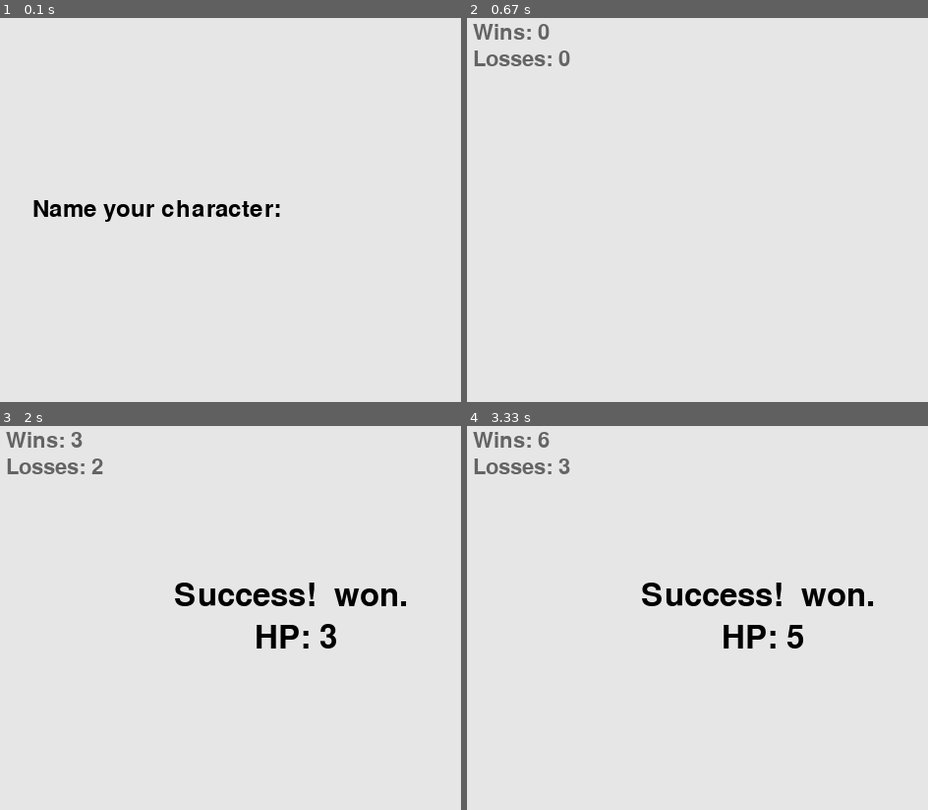
Above: before the commit, frames 1-4 (two rows, left to right).
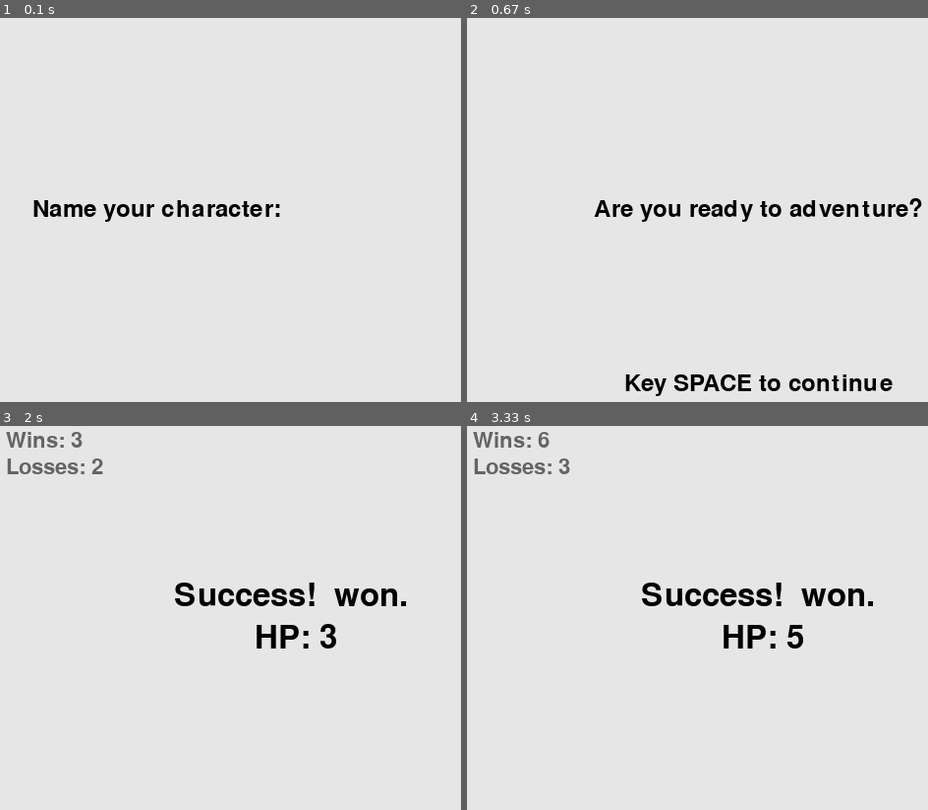
Above: after the commit, the same moments.

Repository: Josef-Gray/adorable-hopelessness
Game: pygame game, started from adhop.py
Two runs of this game, one before a commit and one after it. Both use one fixed random seed, a clock stepped at 60 frames per second and the inputs below.
Inputs (mouse positions are in pixels of both pictures, inside the frame that each line leads up to):
- Up to frame 1 (0.1 s): no input
- Up to frame 2 (0.67 s): tap Enter at 0.33 s
- Up to frame 3 (2 s): tap Space at 0.67, 1.07, 1.37 s; click (outside the picture) at 1.6 s; click (304, 483) at 1.93 s
- Up to frame 4 (3.33 s): click (766, 660) at 2.27 s; click (738, 548) at 2.6 s; click (674, 533) at 2.93 s; click (914, 583) at 3.27 s

The runs differ from the first frame. In frame 2, 3.4% of the frame differs, in the area x 1-99%, y 1-99%; in frame 3, less than 0.1%; in frame 4, less than 0.1%.

Commit message:
Prompt for adventure readiness.

Diff:
--- a/adhop.py
+++ b/adhop.py
@@ -19,7 +19,7 @@
     return mission_result
 
 
-def draw_name_prompt(screen, bg_color):
+def draw_name_prompt(screen):
     """Draw the prompt for name input."""
     text_color = (0, 0, 0)
     font = pygame.font.SysFont(None, 36)
@@ -28,7 +28,7 @@
     msg = "Name your character:"
 
     # Render msg and position left of center on the screen.
-    msg_image = font.render(msg, True, text_color, bg_color)
+    msg_image = font.render(msg, True, text_color)
     msg_image_rect = msg_image.get_rect()
     msg_image_rect.right = screen_rect.centerx - 10
     msg_image_rect.centery = screen_rect.centery
@@ -37,14 +37,14 @@
     screen.blit(msg_image, msg_image_rect)
 
 
-def draw_name_input(screen, bg_color, msg):
+def draw_name_input(screen, msg):
     """Draw the name being input."""
     text_color = (0, 0, 0)
     font = pygame.font.SysFont(None, 36)
     screen_rect = screen.get_rect()
 
     # Render msg and position right of center on the screen.
-    msg_image = font.render(msg, True, text_color, bg_color)
+    msg_image = font.render(msg, True, text_color)
     msg_image_rect = msg_image.get_rect()
     msg_image_rect.left = screen_rect.centerx + 10
     msg_image_rect.centery = screen_rect.centery
@@ -53,7 +53,33 @@
     screen.blit(msg_image, msg_image_rect)
 
 
-def draw_results(screen, bg_color, avatar, mission_result):
+def draw_ready_question(screen):
+    """Draw the prompt for game readiness."""
+    text_color = (0, 0, 0)
+    font = pygame.font.SysFont(None, 36)
+    screen_rect = screen.get_rect()
+
+    question = "Are you ready to adventure?"
+    instruct = "Key SPACE to continue"
+
+    # Render question and position in the center of the screen.
+    question_image = font.render(question, True, text_color)
+    question_image_rect = question_image.get_rect()
+    question_image_rect.center = screen_rect.center
+
+    # Render instruction and position at the center bottom of the
+    # screen.
+    instruct_image = font.render(instruct, True, text_color)
+    instruct_image_rect = instruct_image.get_rect()
+    instruct_image_rect.centerx = screen_rect.centerx
+    instruct_image_rect.bottom = screen_rect.bottom - 10
+
+    # Draw messages.
+    screen.blit(question_image, question_image_rect)
+    screen.blit(instruct_image, instruct_image_rect)
+
+
+def draw_results(screen, avatar, mission_result):
     """Draw the results of the last combat."""
     text_color = (0, 0, 0)
     font = pygame.font.SysFont(None, 48)
@@ -69,37 +95,37 @@
     hp_msg = avatar.name + " HP: " + str(avatar.hp)
 
     # Render result_msg and position slightly above center on the screen.
-    result_msg_image = font.render(result_msg, True, text_color, bg_color)
+    result_msg_image = font.render(result_msg, True, text_color)
     result_msg_image_rect = result_msg_image.get_rect()
     result_msg_image_rect.centerx = screen_rect.centerx
     result_msg_image_rect.bottom = screen_rect.centery - 5
 
     # Render hp_msg and position slightly below center on the screen.
-    hp_msg_image = font.render(hp_msg, True, text_color, bg_color)
+    hp_msg_image = font.render(hp_msg, True, text_color)
     hp_msg_image_rect = hp_msg_image.get_rect()
     hp_msg_image_rect.centerx = screen_rect.centerx
     hp_msg_image_rect.top = screen_rect.centery + 5
 
-    # Draw message.
+    # Draw messages.
     screen.blit(result_msg_image, result_msg_image_rect)
     screen.blit(hp_msg_image, hp_msg_image_rect)
 
 
-def draw_stats(screen, bg_color, stats):
+def draw_stats(screen, stats):
     """Draw running statistics of wins and losses."""
     text_color = (100, 100, 100)
     font = pygame.font.SysFont(None, 32)
 
     # Render wins text and position in upper left corner.
     wins_image = font.render(
-            "Wins: " + str(stats['wins']), True, text_color, bg_color)
+            "Wins: " + str(stats['wins']), True, text_color)
     wins_image_rect = wins_image.get_rect()
     wins_image_rect.top = 10
     wins_image_rect.left = 10
 
     # Render losses text and position below wins.
     losses_image = font.render(
-            "Losses: " + str(stats['losses']), True, text_color, bg_color)
+            "Losses: " + str(stats['losses']), True, text_color)
     losses_image_rect = losses_image.get_rect()
     losses_image_rect.top = wins_image_rect.bottom + 5
     losses_image_rect.left = 10
@@ -140,19 +166,36 @@
                 # Return ends name input and creates avatar
                 elif event.key == pygame.K_RETURN:
                     avatar = Avatar(name_input)
+                    avatar.log_properties()
 
         # Draw screen objects.
         screen.fill(bg_color)
-        draw_name_prompt(screen, bg_color)
-        draw_name_input(screen, bg_color, name_input)
+        draw_name_prompt(screen)
+        draw_name_input(screen, name_input)
 
         # Make the most recently drawn screen visible.
         pygame.display.flip()
 
-    avatar.log_properties()
+    # Game loop: Ready
+    game_ready = False
+    while not game_ready:
+        for event in pygame.event.get():
+            if event.type == pygame.QUIT:
+                sys.exit()
+            elif event.type == pygame.KEYDOWN:
+                if event.key == pygame.K_SPACE:
+                    game_ready = True
+
+        # Draw screen objects.
+        screen.fill(bg_color)
+        draw_ready_question(screen)
+
+        # Make the most recently drawn screen visible.
+        pygame.display.flip()
+
+    stats = {'wins': 0, 'losses': 0}
     mission = Mission()
-    mission_result = None
-    stats = {'wins': 0, 'losses': 0}
+    mission_result = run_combat(avatar, mission, stats)
 
     # Main game loop
     while True:
@@ -164,13 +207,13 @@
             elif event.type == pygame.MOUSEBUTTONDOWN and event.button == 1:
                 mission_result = run_combat(avatar, mission, stats)
             elif event.type == pygame.KEYDOWN:
-                if event.key == pygame.K_SPACE:
+                if event.key in (pygame.K_SPACE, pygame.K_RETURN):
                     mission_result = run_combat(avatar, mission, stats)
 
         # Draw screen objects.
         screen.fill(bg_color)
-        draw_results(screen, bg_color, avatar, mission_result)
-        draw_stats(screen, bg_color, stats)
+        draw_results(screen, avatar, mission_result)
+        draw_stats(screen, stats)
 
         # Make the most recently drawn screen visible.
         pygame.display.flip()
